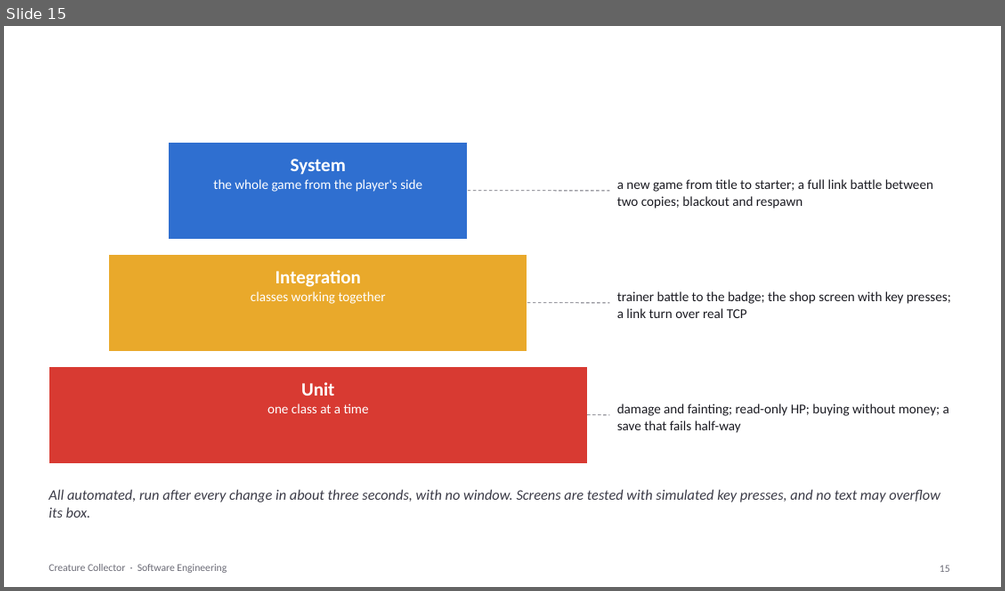
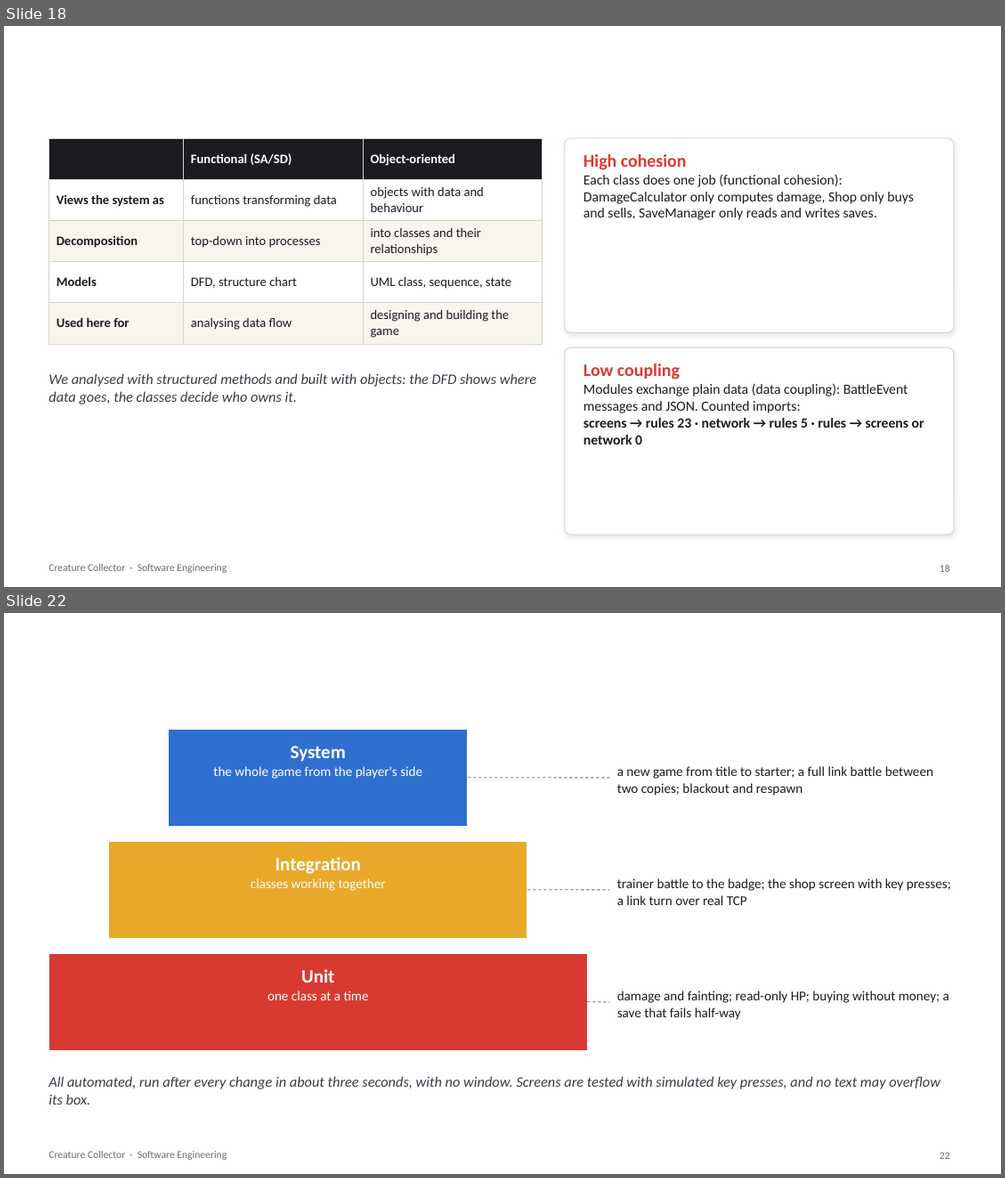
Before and after one commit to psdoom14/creature-collector, a slide deck: docs/se/CreatureCollector-SE.pptx. Shown one above the other, each under a label of ours: slide 15 before the commit, slides 18 and 22 after it; the slides between them are not shown. The pictures are 1005x591 and 1005x1178 pixels, drawn with LibreOffice and Linux fonts; fonts in the diff are those of the drawing; background and template pictures are left out. Boxes give left, top, right and bottom in pixels: in the first picture for what was removed or moved away, otherwise in the second. Text is boxed around its words. In the diff, an @@ line names an element or a change of style, - is before the commit and + after.

```diff
--- a/docs/se/CreatureCollector-SE.pptx
+++ b/docs/se/CreatureCollector-SE.pptx
@@ slide 18 added at [4,26,1001,587], background picture (left out); not listed: 1 template element that a slide beside it also shows @@
@@ title added at [48,37,864,95], 30 pt, text #FFFFFF, bold @@
+Functional vs OO design, cohesion, coupling
@@ table added at [48,138,542,341], 5 rows, 3 columns @@
+ | Functional (SA/SD) | Object-oriented
+Views the system as | functions transforming data | objects with data and behaviour
+Decomposition | top-down into processes | into classes and their relationships
+Models | DFD, structure chart | UML class, sequence, state
+Used here for | analysing data flow | designing and building the game
@@ rounded rectangle added at [565,138,954,332], fill #FFFFFF, outline #D6D3CA 0.75 pt @@
@@ text added at [583,154,914,220], 13.5 pt, text #1B1B22 @@
+High cohesion
+Each class does one job (functional cohesion): DamageCalculator only computes damage, Shop only buys and sells, SaveManager only reads and writes saves.
@@ rounded rectangle added at [565,347,954,534], fill #FFFFFF, outline #D6D3CA 0.75 pt @@
@@ text added at [583,363,924,444], 13.5 pt, text #1B1B22 @@
+Low coupling
+Modules exchange plain data (data coupling): BattleEvent messages and JSON. Counted imports:
+screens → rules 23 · network → rules 5 · rules → screens or network 0
@@ text added at [48,373,536,404], 14 pt, text #3A3A46, italic @@
+We analysed with structured methods and built with objects: the DFD shows where data goes, the classes decide who owns it.
@@ page number added at [939,564,950,572], 10 pt, text #6B6B76 @@
+18
@@ what was slide 15 is now slide 22 @@
@@ page number at [939,1151,950,1159]: text changed @@
-15
+22
```
Also in this commit, not shown: 2 slides changed, 9 other slides added, 3 other files.
